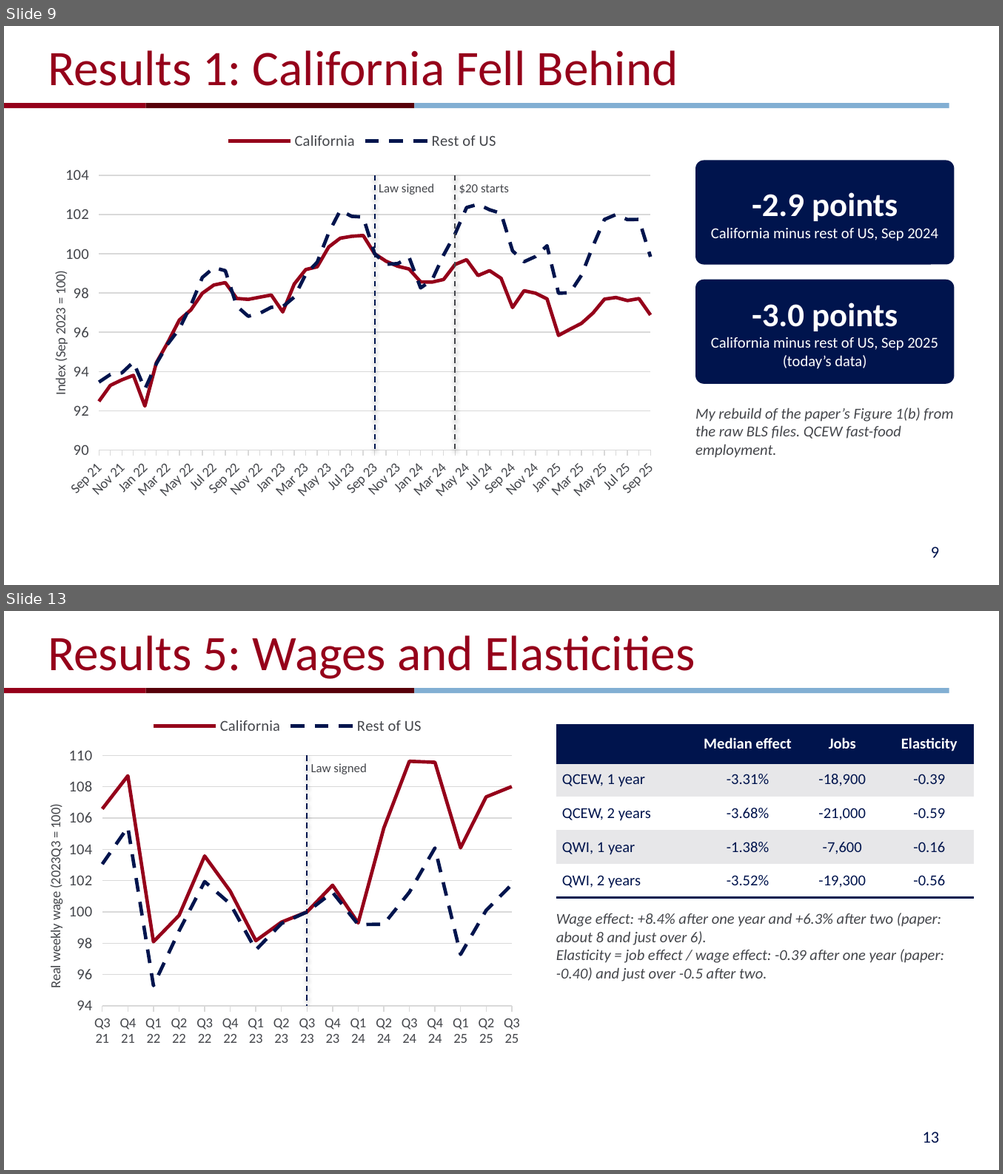
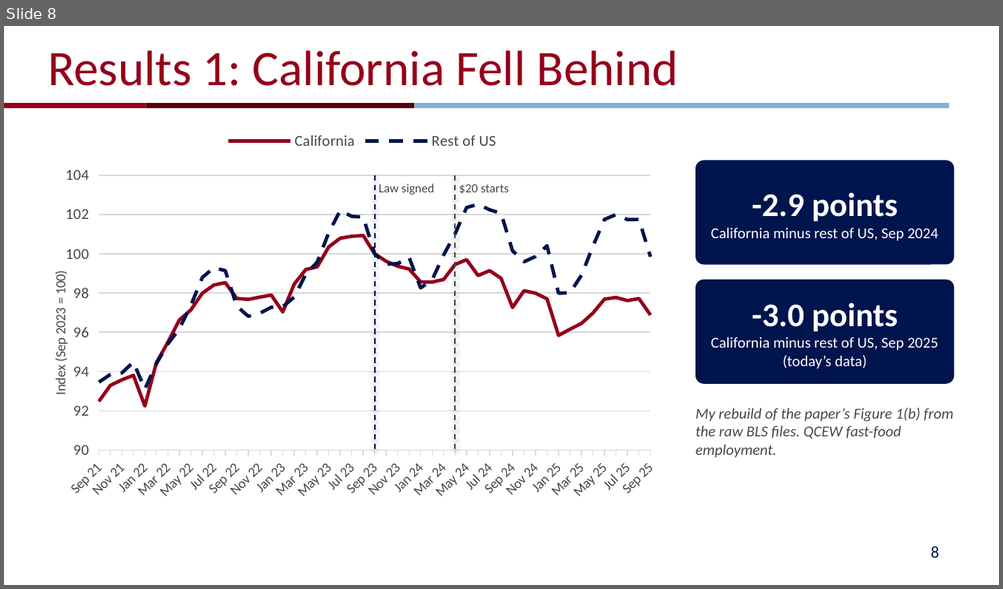
Before and after one commit to NitinLodha2812/stat5200-fastfood-replication, a slide deck: presentation/replication_presentation.pptx. Shown one above the other, each under a label of ours: slides 9 and 13 before the commit, slide 8 after it; the slides between them are not shown. The pictures are 1003x1174 and 1003x589 pixels, drawn with LibreOffice and Linux fonts; fonts in the diff are those of the drawing; background and template pictures are left out. Boxes give left, top, right and bottom in pixels: in the first picture for what was removed or moved away, otherwise in the second. Text is boxed around its words. In the diff, an @@ line names an element or a change of style, - is before the commit and + after.

```diff
--- a/presentation/replication_presentation.pptx
+++ b/presentation/replication_presentation.pptx
@@ slide 13 removed at (x1=4, y1=611, x2=999, y2=1170), background #FFFFFF; not listed: 3 template elements that a slide beside it also shows @@
@@ title removed at (x1=48, y1=635, x2=694, y2=679) @@
-Results 5: Wages and Elasticities
@@ line chart removed at (x1=44, y1=706, x2=531, y2=1064) @@
-categories: Q3 21, Q4 21, Q1 22, Q2 22, Q3 22, Q4 22, Q1 23, Q2 23, Q3 23, Q4 23, Q1 24, Q2 24, Q3 24, Q4 24, Q1 25, Q2 25, Q3 25
-California: 106.6, 108.7, 98.1, 99.8, 103.6, 101.3, 98.2, 99.3, 100, 101.7, 99.3, 105.4, 109.6, 109.6, 104.1, 107.4, 108
-Rest of US: 103.1, 105.4, 95.3, 98.8, 101.9, 100.5, 97.6, 99.3, 100, 101.2, 99.2, 99.2, 101.3, 104.1, 97.3, 100.1, 101.8
@@ table removed at (x1=556, y1=726, x2=973, y2=894), 5 rows, 4 columns @@
- | Median effect | Jobs | Elasticity
-QCEW, 1 year | -3.31% | -18,900 | -0.39
-QCEW, 2 years | -3.68% | -21,000 | -0.59
-QWI, 1 year | -1.38% | -7,600 | -0.16
-QWI, 2 years | -3.52% | -19,300 | -0.56
@@ line removed from (307, 755) to (307, 1006) @@
@@ text removed at (x1=311, y1=763, x2=366, y2=775) @@
-Law signed
@@ text removed at (x1=556, y1=913, x2=944, y2=982) @@
-Wage effect: +8.4% after one year and +6.3% after two (paper: about 8 and just over 6).
-Elasticity = job effect / wage effect: -0.39 after one year (paper: -0.40) and just over -0.5 after two.
@@ page number removed at (x1=922, y1=1132, x2=939, y2=1143) @@
-13
@@ what was slide 9 is now slide 8 @@
@@ page number at (x1=930, y1=546, x2=939, y2=558): text changed @@
-9
+8
```
Also in this commit, not shown: 11 slides changed, 4 other slides removed, 2 other files.
